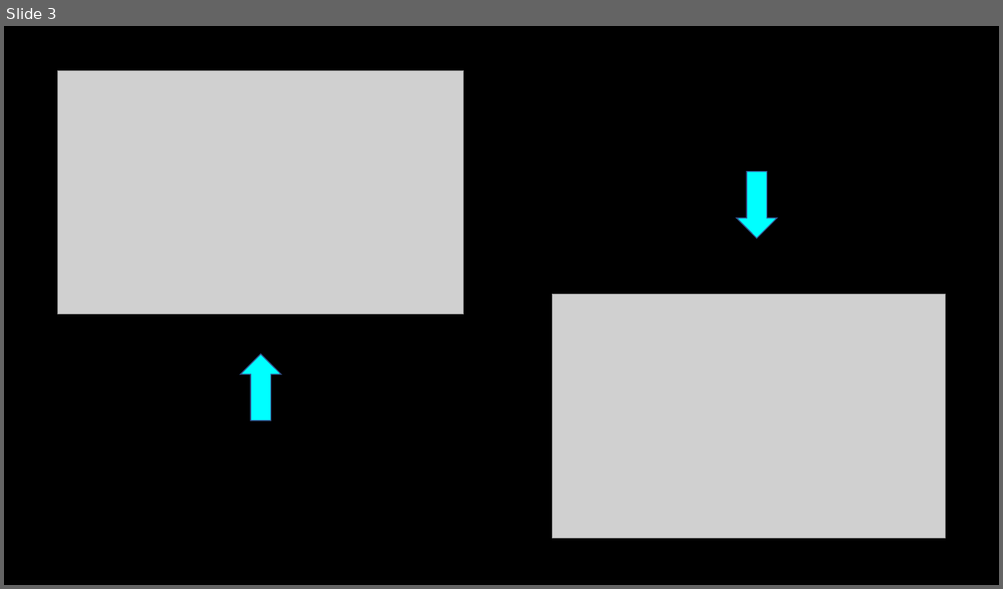
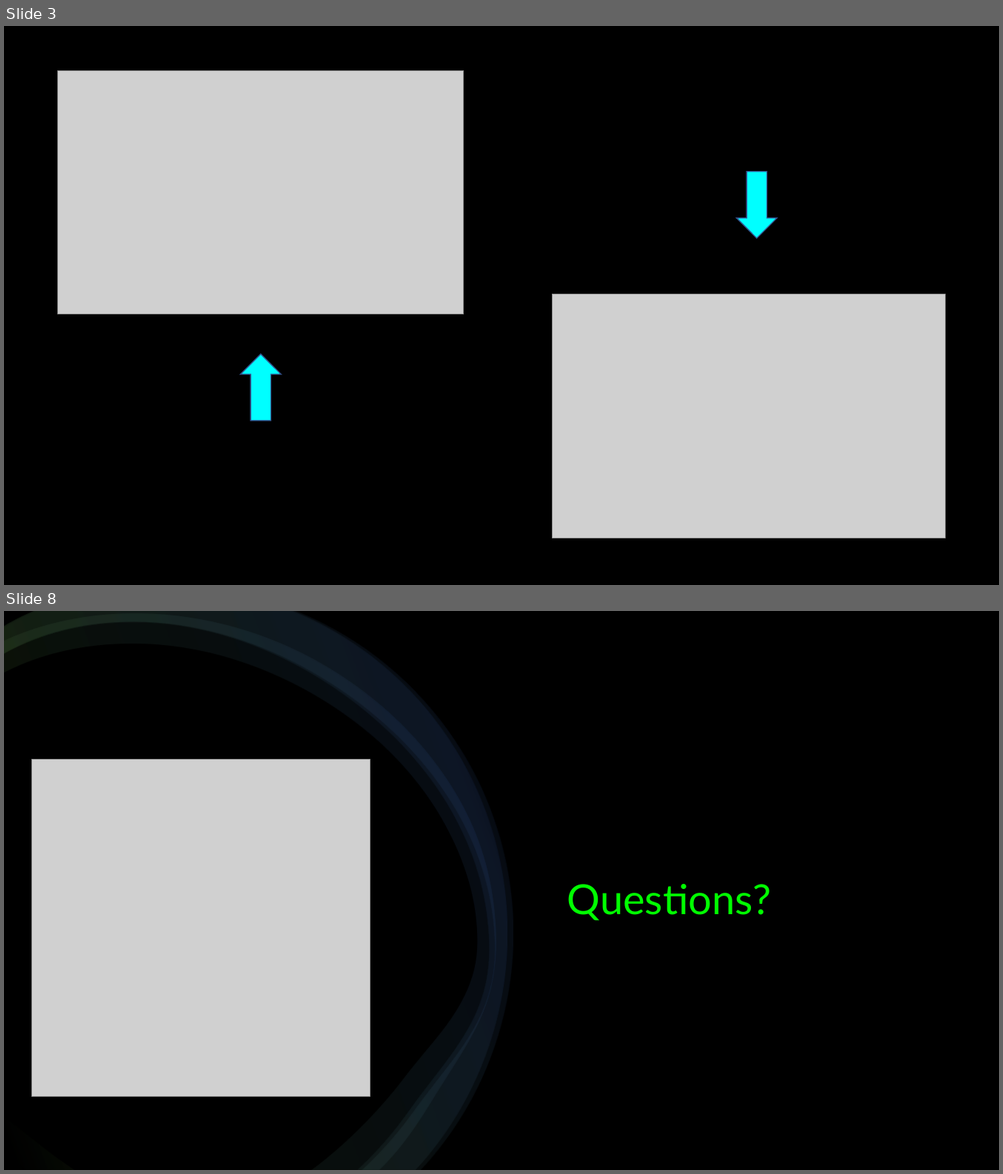
Before and after one commit to josh-mcdaniel/p2-group-4, a slide deck: P2 PowerPoint.pptx. Shown one above the other, each under a label of ours: slide 3 before the commit, slides 3 and 8 after it; the slides between them are not shown. The pictures are 1003x589 and 1003x1174 pixels, drawn with LibreOffice and Linux fonts; fonts in the diff are those of the drawing; grey boxes stand for pictures. Boxes give left, top, right and bottom in pixels: in the first picture for what was removed or moved away, otherwise in the second. Text is boxed around its words. In the diff, an @@ line names an element or a change of style, - is before the commit and + after.

```diff
--- a/P2 PowerPoint.pptx
+++ b/P2 PowerPoint.pptx
@@ slide 8 added at box(4, 611, 999, 1170), background #000000 @@
@@ rectangle added at box(4, 611, 999, 1170), fill #000000 @@
@@ freeform shape added at box(4, 614, 495, 1170), fill gradient #000000 to #70AD47 to #4472C4 @@
@@ freeform shape added at box(4, 611, 507, 1170), fill gradient #000000 to #70AD47 to #4472C4 @@
@@ freeform shape added at box(4, 611, 513, 1170), fill gradient #000000 to #70AD47 to #4472C4 @@
@@ picture added at box(31, 760, 370, 1097) @@
@@ title added at box(567, 884, 771, 921), 40 pt, text #00FF00 @@
+Questions?
```
Also in this commit, not shown: 4 other slides added.
